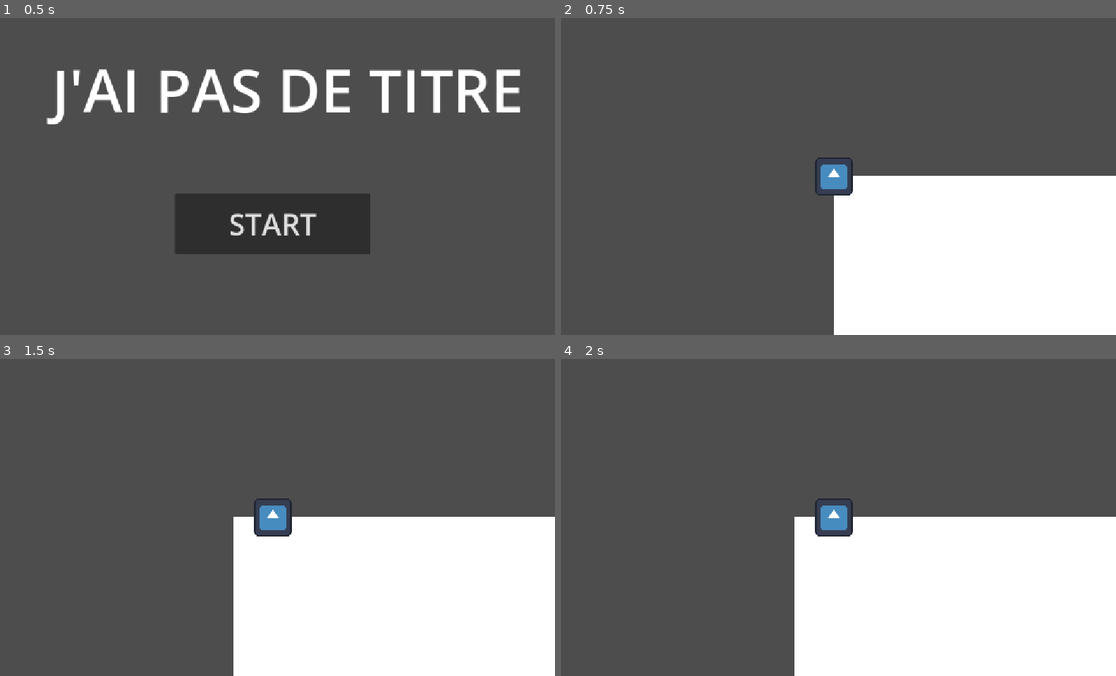
Above: before the commit, frames 1-4 (two rows, left to right).
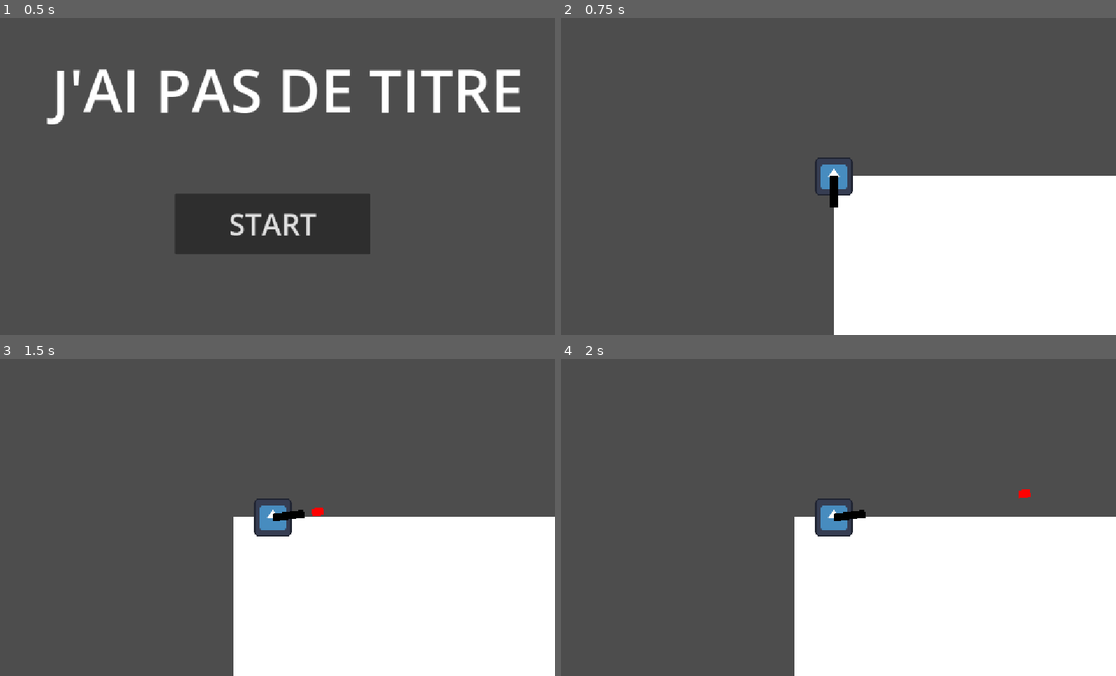
Above: after the commit, the same moments.

Repository: PandaMaki/game-jam-baudo
Game: Godot game, scene res://main.tscn
Same seed, same stepped clock (60 frames per second), same inputs: the game is played once before the commit and once after it. The engine's default icon, where the game draws it, is replaced by a stand-in: a white triangle on a blue panel in a dark square.
Inputs (mouse positions are in pixels of both pictures, inside the frame that each line leads up to):
- Up to frame 1 (0.5 s): no input
- Up to frame 2 (0.75 s): click "START" at 0.5 s
- Up to frame 3 (1.5 s): tap Enter (ui_accept) at 1.25 s; move the mouse to (399, 501) at 1.27 s; hold D (right) from 1.28 s (still down); tap Space (shoot, bound only after the commit) at 1.35 s
- Up to frame 4 (2 s): keep holding D (right); tap Enter (ui_accept) at 1.52 s

Frame 1 is identical in both runs. In frame 2, 0.2% of the frame differs, in the area x 48-50%, y 49-60%; in frame 3, 0.2%; in frame 4, 0.2%, in the area x 49-85%, y 41-52%.

Commit message:
ajout d'un pistolet
(normalement il bug pas)

Diff:
--- a/project.godot
+++ b/project.godot
@@ -46,6 +46,12 @@
 , Object(InputEventKey,"resource_local_to_scene":false,"resource_name":"","device":-1,"window_id":0,"alt_pressed":false …(186 unchanged characters)…
 ]
 }
+shoot={
+"deadzone": 0.2,
+"events": [Object(InputEventKey,"resource_local_to_scene":false,"resource_name":"","device":-1,"window_id":0,"alt_pressed":false,"shift_pressed":false,"ctrl_pressed":false,"meta_pressed":false,"pressed":false,"keycode":0,"physical_keycode":32,"key_label":0,"unicode":32,"location":0,"echo":false,"script":null)
+, Object(InputEventMouseButton,"resource_local_to_scene":false,"resource_name":"","device":-1,"window_id":0,"alt_pressed":false,"shift_pressed":false,"ctrl_pressed":false,"meta_pressed":false,"button_mask":1,"position":Vector2(300, 21),"global_position":Vector2(309, 69),"factor":1.0,"button_index":1,"canceled":false,"pressed":true,"double_click":false,"script":null)
+]
+}
 
 [physics]
 
--- /dev/null
+++ b/scenes/balle/balle.gd
@@ -0,0 +1,10 @@
+extends Area2D
+
+@export var speed = 600
+
+
+func _process(delta: float):
+	global_position += Vector2.RIGHT.rotated(rotation) * speed * delta
+
+func _on_visible_on_screen_notifier_2d_screen_exited() -> void:
+	queue_free()
--- /dev/null
+++ b/scenes/balle/balle.tscn
@@ -0,0 +1,29 @@
+[gd_scene format=3 uid="uid://terpamuc4mko"]
+
+[ext_resource type="Script" uid="uid://4gidmj8arme5" path="res://scenes/balle/balle.gd" id="1_2m6f2"]
+
+[sub_resource type="Gradient" id="Gradient_md1jc"]
+offsets = PackedFloat32Array(0)
+colors = PackedColorArray(1, 0, 0, 1)
+
+[sub_resource type="GradientTexture1D" id="GradientTexture1D_clr57"]
+gradient = SubResource("Gradient_md1jc")
+
+[sub_resource type="RectangleShape2D" id="RectangleShape2D_clr57"]
+size = Vector2(24, 16)
+
+[node name="Balle" type="Area2D" unique_id=146140346]
+script = ExtResource("1_2m6f2")
+metadata/_edit_group_ = true
+
+[node name="Sprite2D" type="Sprite2D" parent="." unique_id=1959880360]
+position = Vector2(12, 0)
+scale = Vector2(0.09375, 16)
+texture = SubResource("GradientTexture1D_clr57")
+
+[node name="CollisionShape2D" type="CollisionShape2D" parent="." unique_id=56978444]
+position = Vector2(12, 0)
+shape = SubResource("RectangleShape2D_clr57")
+
+[node name="VisibleOnScreenNotifier2D" type="VisibleOnScreenNotifier2D" parent="." unique_id=1955384084]
+rect = Rect2(0, -8, 24, 16)
--- /dev/null
+++ b/scenes/pistolet/pistolet.gd
@@ -0,0 +1,18 @@
+extends Node2D
+
+var balle = preload("res://scenes/balle/balle.tscn")
+
+func _process(delta: float):
+	look_at(get_global_mouse_position())
+
+func tirer():
+	var new_ball = balle.instantiate()
+
+	new_ball.global_position = global_position
+	new_ball.rotation = rotation
+
+	get_tree().current_scene.add_child(new_ball)
+
+func _unhandled_input(event: InputEvent) -> void:
+	if Input.is_action_just_pressed("shoot"):
+		tirer()
--- /dev/null
+++ b/scenes/pistolet/pistolet.tscn
@@ -0,0 +1,19 @@
+[gd_scene format=3 uid="uid://ncjl4pfcvsq5"]
+
+[ext_resource type="Script" uid="uid://c1noqvojo37e5" path="res://scenes/pistolet/pistolet.gd" id="1_np1mu"]
+
+[sub_resource type="Gradient" id="Gradient_ednc2"]
+offsets = PackedFloat32Array(0.48192772)
+colors = PackedColorArray(0, 0, 0, 1)
+
+[sub_resource type="GradientTexture1D" id="GradientTexture1D_l4s24"]
+gradient = SubResource("Gradient_ednc2")
+
+[node name="Pistolet" type="Node2D" unique_id=1604701422]
+script = ExtResource("1_np1mu")
+metadata/_edit_group_ = true
+
+[node name="Sprite2D" type="Sprite2D" parent="." unique_id=779088708]
+position = Vector2(32, 0)
+scale = Vector2(0.24999999, 16)
+texture = SubResource("GradientTexture1D_l4s24")
--- a/scenes/player/player.tscn
+++ b/scenes/player/player.tscn
@@ -2,6 +2,7 @@
 
 [ext_resource type="Texture2D" uid="uid://dppa3j3gu7yam" path="res://icon.svg" id="1_8afob"]
 [ext_resource type="Script" uid="uid://dox3pcis7klqm" path="res://scenes/player/player.gd" id="1_dovo2"]
+[ext_resource type="PackedScene" uid="uid://ncjl4pfcvsq5" path="res://scenes/pistolet/pistolet.tscn" id="3_gmlin"]
 
 [sub_resource type="SpriteFrames" id="SpriteFrames_clr57"]
 animations = [{
@@ -29,3 +30,5 @@
 shape = SubResource("RectangleShape2D_clr57")
 
 [node name="Camera2D" type="Camera2D" parent="." unique_id=1252639716]
+
+[node name="Pistolet" parent="." unique_id=1604701422 instance=ExtResource("3_gmlin")]
Not shown, added: scenes/balle/balle.gd.uid
Not shown, added: scenes/pistolet/pistolet.gd.uid
